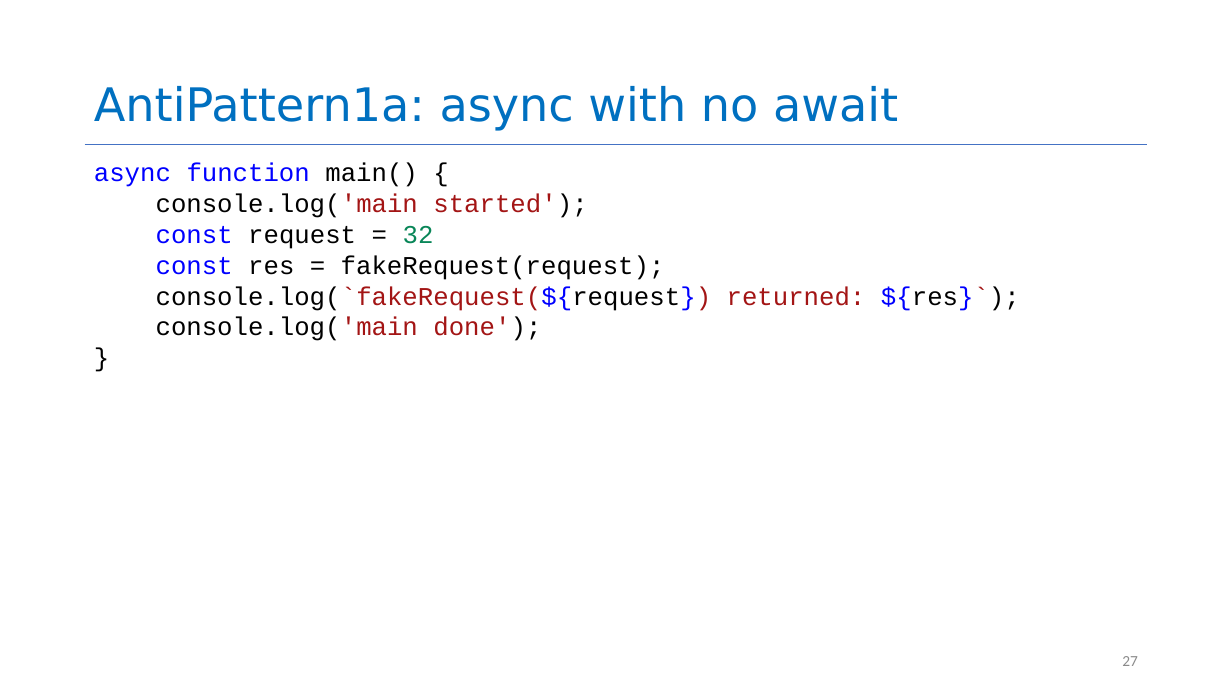
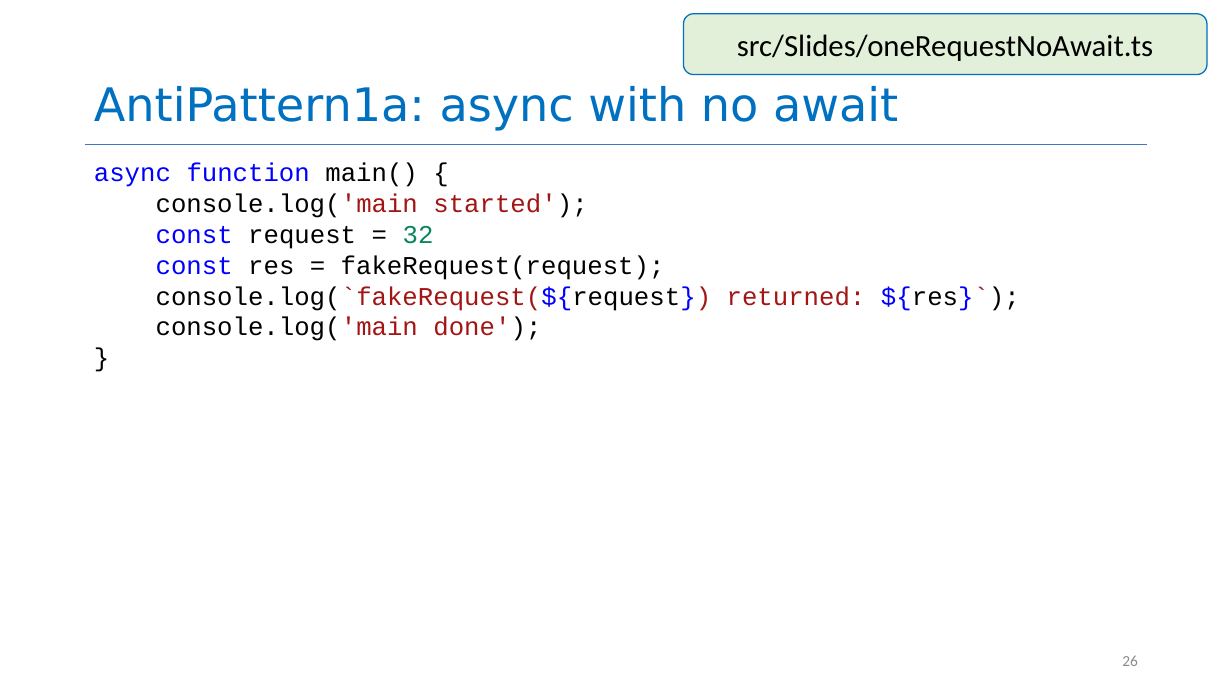
Before and after one commit to yashburshe/CS4530-Fall-2025, a slide deck: slide 26 of Slides/Module 06 Concurrency Patterns in Typescript.pptx (slide 27 before the commit). Drawn at 1232x693 pixels with LibreOffice and Linux fonts; fonts in the diff are those of the drawing. Boxes give left, top, right and bottom in pixels: in the first picture for what was removed or moved away, otherwise in the second. Text is boxed around its words. In the diff, an @@ line names an element or a change of style, - is before the commit and + after.

```diff
--- a/Slides/Module 06 Concurrency Patterns in Typescript.pptx
+++ b/Slides/Module 06 Concurrency Patterns in Typescript.pptx
@@ rounded rectangle added at [684, 14, 1208, 75], fill #E2F0D9, outline #0070C0 1 pt, 24 pt, text #000000 @@
+src/Slides/oneRequestNoAwait.ts
@@ page number at [1122, 655, 1138, 666]: text changed @@
-27
+26
```
Also in this commit, not shown: 11 other slides changed, 1 slide removed, 6 other files.
